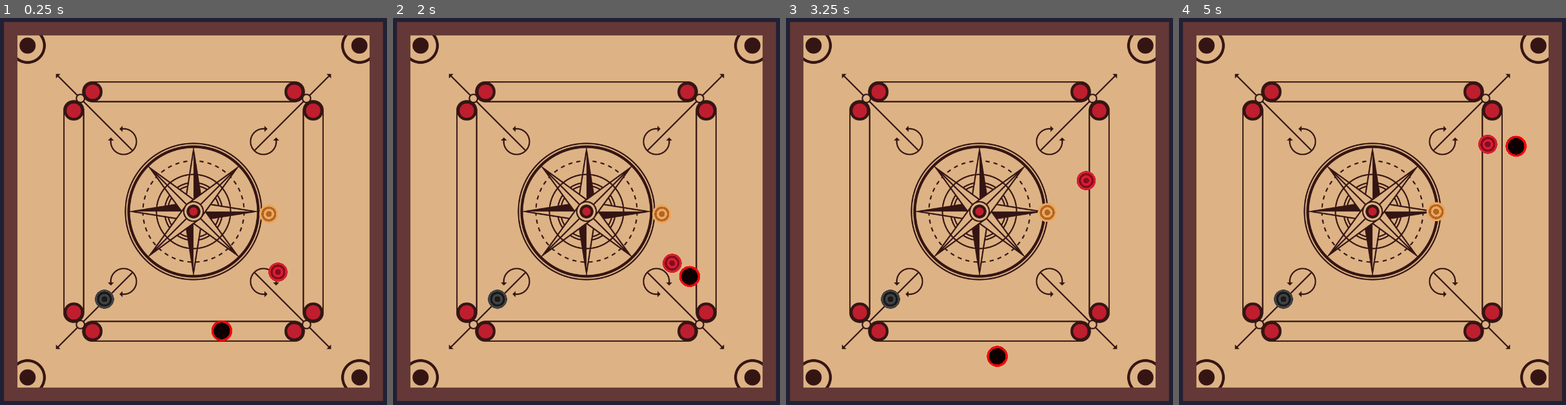
Above: before the commit, frames 1-4 (left to right).
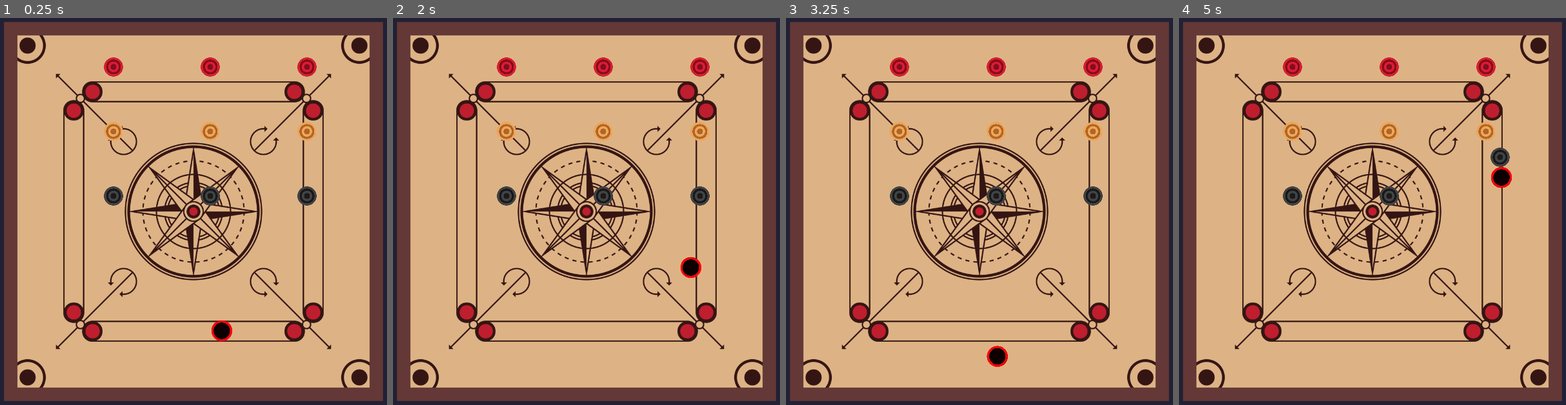
Above: after the commit, the same moments.

Repository: vignesh-seven/carroms
Game: Godot game, scene res://scenes/main.tscn
The game is run twice, just before and just after one commit, with the same random seed, the same clock (stepped at 60 frames per second) and the same inputs.
Inputs (mouse positions are in pixels of both pictures, inside the frame that each line leads up to):
- Up to frame 1 (0.25 s): no input
- Up to frame 2 (2 s): tap Enter at 0.5 s; move the mouse to (679, 192) at 0.52 s; tap Space (shoot) at 0.6, 1.55 s; tap F (start_striker) at 0.8, 1.25, 1.35 s; move the mouse to (501, 230) at 1.27 s
- Up to frame 3 (3.25 s): move the mouse to (1022, 118) at 2.02 s; tap Space (shoot) at 2.1, 3.05 s; tap F (start_striker) at 2.3, 2.85 s; move the mouse to (960, 296) at 2.77 s
- Up to frame 4 (5 s): move the mouse to (1496, 273) at 3.52 s; tap Space (shoot) at 3.6, 4.55 s; tap F (start_striker) at 3.8, 4.25, 4.35 s; move the mouse to (1248, 149) at 4.27 s

The runs differ from the first frame. In frame 1, 2.3% of the frame differs, in the area x 24-82%, y 10-76%; in frame 2, 2.6%; in frame 3, 2.3%; in frame 4, 2.7%, in the area x 24-90%, y 10-76%.

Commit message:
switched to a proper carrom spawing method, carroms spawn at the Marker positions (and color)

Diff:
--- a/scenes/carrom.gd
+++ b/scenes/carrom.gd
@@ -3,7 +3,7 @@
 
 # Called when the node enters the scene tree for the first time.
 func _ready():
-	print("Ready")
+	pass
 
 
 # Called every frame. 'delta' is the elapsed time since the previous frame.
--- a/scenes/GoalPoints.gd
+++ b/scenes/goal_points.gd
@@ -1,7 +1,8 @@
 extends Area2D
 
-func _on_body_shape_entered(_body_rid, _body, _body_shape_index, local_shape_index):
+func _on_body_shape_entered(_body_rid, body, _body_shape_index, local_shape_index):
 	#print(body.name) # Striker
+	#print(body.get_parent().name)
 	#print(body_rid) # RID 2132132132131
 	#print(body) # Striker<RigidBody2d>
 	#print(local_shape_index) # The no. of the area2D
--- a/scenes/main.gd
+++ b/scenes/main.gd
@@ -1,15 +1,26 @@
 extends Node2D
 
+# Spawning the carroms happens here
 
-# Called every frame. 'delta' is the elapsed time since the previous frame.
-#func _integrate_forces(_delta):
-	##print($Striker.linear_velocity)
-	#if Input.is_action_just_pressed("start_striker"):
-		##if $Striker.linear_velocity = Vector2.ZERO:
-		#
-		##$Striker.apply_central_impulse(-$Striker.linear_velocity)
-		##$Striker.freeze = true
-		##$Striker.set_physics_process(false)
-		#$Striker.position = $StrikerStartMarker.position
-		##$Striker.set_physics_process(true)
-		##$Striker.freeze = false
+var black_carrom_scene = preload("res://scenes/black_carrom.tscn")
+var yellow_carrom_scene = preload("res://scenes/yellow_carrom.tscn")
+var red_carrom_scene = preload("res://scenes/red_carrom.tscn")
+
+func _ready():
+# the markers that contain all the postitions for the carroms (along with the color)
+	var markers = $Carroms/Markers.get_children()
+	for marker in markers:
+		#print(marker.position)
+		#print(marker.get_meta("color"))
+		if marker.get_meta("color") == "red":
+			var carrom = red_carrom_scene.instantiate()
+			carrom.position = marker.position
+			$Carroms.add_child(carrom)
+		if marker.get_meta("color") == "black":
+			var carrom = black_carrom_scene.instantiate()
+			carrom.position = marker.position
+			$Carroms.add_child(carrom)
+		if marker.get_meta("color") == "yellow":
+			var carrom = yellow_carrom_scene.instantiate()
+			carrom.position = marker.position
+			$Carroms.add_child(carrom)
--- a/scenes/main.tscn
+++ b/scenes/main.tscn
@@ -1,11 +1,8 @@
-[gd_scene load_steps=11 format=3 uid="uid://w4gcorywtwwu"]
+[gd_scene load_steps=8 format=3 uid="uid://w4gcorywtwwu"]
 
 [ext_resource type="Texture2D" uid="uid://lljnpc2hsydm" path="res://sprites/carrom-board.png" id="1_a7er2"]
 [ext_resource type="Script" path="res://scenes/main.gd" id="1_vu3lo"]
-[ext_resource type="Script" path="res://scenes/GoalPoints.gd" id="2_ei0oq"]
-[ext_resource type="PackedScene" uid="uid://bookjoi74jimp" path="res://scenes/black_carrom.tscn" id="2_t8mn4"]
-[ext_resource type="PackedScene" uid="uid://oejnep3ivph5" path="res://scenes/red_carrom.tscn" id="3_5rpir"]
-[ext_resource type="PackedScene" uid="uid://comder28wh6pc" path="res://scenes/yellow_carrom.tscn" id="4_svbss"]
+[ext_resource type="Script" path="res://scenes/goal_points.gd" id="2_ei0oq"]
 [ext_resource type="PackedScene" uid="uid://tlixi5cbcs61" path="res://scenes/striker.tscn" id="5_l4rp2"]
 
 [sub_resource type="PhysicsMaterial" id="PhysicsMaterial_e7887"]
@@ -68,18 +65,6 @@
 position = Vector2(805, 843.333)
 shape = SubResource("CircleShape2D_d2vdn")
 
-[node name="BlackCarrom" parent="." instance=ExtResource("2_t8mn4")]
-position = Vector2(186, 460)
-script = null
-
-[node name="RedCarrom" parent="." instance=ExtResource("3_5rpir")]
-position = Vector2(455, 418)
-script = null
-
-[node name="YellowCarrom" parent="." instance=ExtResource("4_svbss")]
-position = Vector2(441, 328)
-script = null
-
 [node name="Striker" parent="." instance=ExtResource("5_l4rp2")]
 position = Vector2(368, 509)
 
@@ -88,4 +73,44 @@
 
 [node name="Timer" type="Timer" parent="."]
 
+[node name="Carroms" type="Node2D" parent="."]
+
+[node name="Markers" type="Node2D" parent="Carroms"]
+
+[node name="RedMarker" type="Marker2D" parent="Carroms/Markers"]
+position = Vector2(200, 100)
+metadata/color = "red"
+
+[node name="RedMarker2" type="Marker2D" parent="Carroms/Markers"]
+position = Vector2(350, 100)
+metadata/color = "red"
+
+[node name="RedMarker3" type="Marker2D" parent="Carroms/Markers"]
+position = Vector2(500, 100)
+metadata/color = "red"
+
+[node name="YellowMarker" type="Marker2D" parent="Carroms/Markers"]
+position = Vector2(200, 200)
+metadata/color = "yellow"
+
+[node name="YellowMarker2" type="Marker2D" parent="Carroms/Markers"]
+position = Vector2(350, 200)
+metadata/color = "yellow"
+
+[node name="YellowMarker3" type="Marker2D" parent="Carroms/Markers"]
+position = Vector2(500, 200)
+metadata/color = "yellow"
+
+[node name="BlackMarker" type="Marker2D" parent="Carroms/Markers"]
+position = Vector2(200, 300)
+metadata/color = "black"
+
+[node name="BlackMarker2" type="Marker2D" parent="Carroms/Markers"]
+position = Vector2(350, 300)
+metadata/color = "black"
+
+[node name="BlackMarker3" type="Marker2D" parent="Carroms/Markers"]
+position = Vector2(500, 300)
+metadata/color = "black"
+
 [connection signal="body_shape_entered" from="CarromBoard/GoalPoints" to="CarromBoard/GoalPoints" method="_on_body_shape_entered"]
--- a/scenes/striker.gd
+++ b/scenes/striker.gd
@@ -7,7 +7,7 @@
 		var direction = (mouse_position - position).normalized()
 		var strength = mouse_position.distance_to(position)
 		apply_central_impulse(direction * -(strength * 5))
-		print(strength)
+		#print(strength)
 
 func _integrate_forces(state):
 	if Input.is_action_just_pressed("start_striker"):
Not shown, changed: .gitignore
